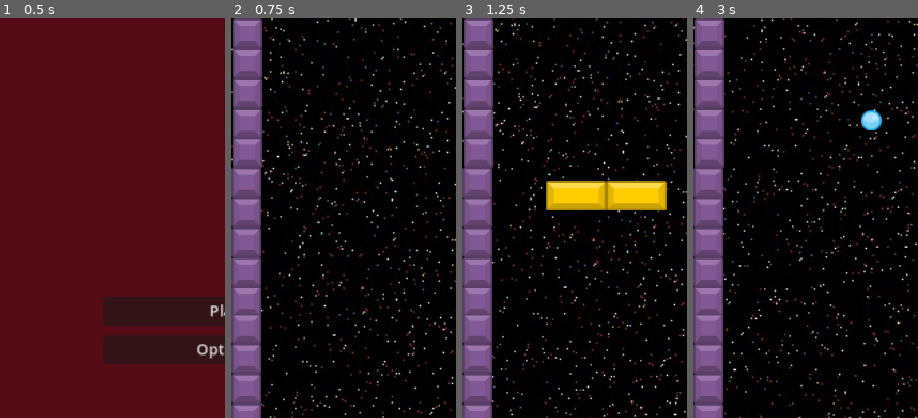
Above: before the commit, frames 1-4 (left to right).
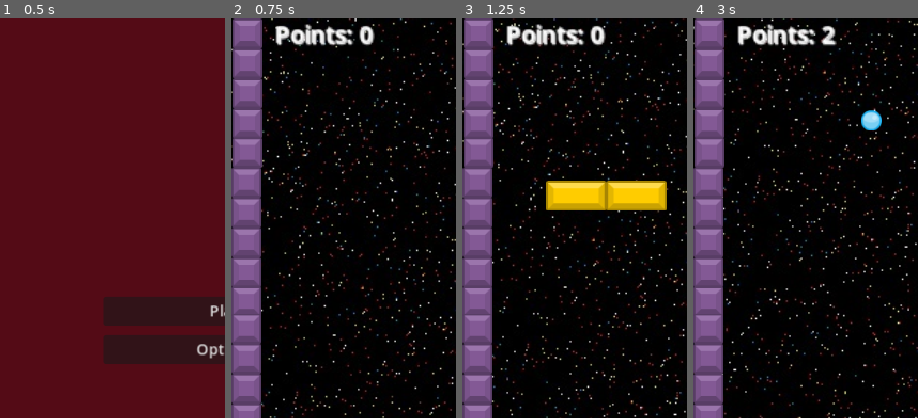
Above: after the commit, the same moments.

Repository: cauchomono/fallingball
Game: Godot game, scene res://main_menu.tscn
Two runs of this game, one before a commit and one after it. Both use one fixed random seed, a clock stepped at 60 frames per second and the inputs below.
Inputs:
- Up to frame 1 (0.5 s): no input
- Up to frame 2 (0.75 s): click "Play" at 0.5 s
- Up to frame 3 (1.25 s): no input
- Up to frame 4 (3 s): tap Enter (ui_accept) at 1.25, 1.52, 2.27 s
The pictures show only the part of the screen within x 0-50%, y 0-50%; the shares and areas given below are measured in that part.

Frame 1 is identical in both runs. In frame 2, 1.6% of the frame differs, in the area x 19-64%, y 1-7%; in frame 3, 1.6%; in frame 4, 1.6%.

Commit message:
Refactor background and label nodes in scene
Moved the points label from CanvasLayer to a new Background2 Sprite2D node for better organization. Updated code references to the label accordingly and added blend_mix render mode to the space shader.

Diff:
--- a/InfiniteGame.tscn
+++ b/InfiniteGame.tscn
@@ -23,14 +23,6 @@
 [node name="BallPlayer" parent="." instance=ExtResource("1_ln74n")]
 position = Vector2(0, -2)
 
-[node name="Sprite2D" type="Sprite2D" parent="."]
-z_index = -10
-texture_repeat = 2
-material = SubResource("ShaderMaterial_ngmkv")
-position = Vector2(241, 429)
-scale = Vector2(1.5626, 1.5626)
-texture = ExtResource("4_8bgac")
-
 [node name="Background" type="ParallaxBackground" parent="."]
 layer = -8
 visible = false
@@ -45,21 +37,23 @@
 position = Vector2(195, 259)
 texture = ExtResource("4_8bgac")
 
-[node name="CanvasLayer" type="CanvasLayer" parent="."]
-layer = -9
+[node name="Background2" type="Sprite2D" parent="."]
+unique_name_in_owner = true
+z_index = -10
+texture_repeat = 2
+material = SubResource("ShaderMaterial_ngmkv")
+position = Vector2(241, 429)
+scale = Vector2(1.5626, 1.5626)
+texture = ExtResource("4_8bgac")
 
-[node name="ColorRect" type="ColorRect" parent="CanvasLayer"]
-offset_left = -51.0
-offset_top = -72.0
-offset_right = 538.0
-offset_bottom = 941.0
-
-[node name="Label" type="Label" parent="CanvasLayer"]
-modulate = Color(0.205602, 0.0166492, 0.0425474, 1)
-self_modulate = Color(0.267227, 0.000229872, 0.817469, 1)
-offset_left = 45.0
-offset_right = 331.0
-offset_bottom = 23.0
+[node name="Label" type="Label" parent="Background2"]
+offset_left = -125.432
+offset_top = -274.543
+offset_right = 160.568
+offset_bottom = -251.543
+theme_override_colors/font_color = Color(1, 1, 1, 1)
+theme_override_colors/font_shadow_color = Color(0.926806, 0.926806, 0.926806, 1)
+theme_override_colors/font_outline_color = Color(0.967671, 0.967671, 0.967671, 1)
 text = "Points: 0"
 
 [node name="Brick2" parent="." instance=ExtResource("2_qmnnm")]
--- a/infinite_game.gd
+++ b/infinite_game.gd
@@ -18,7 +18,7 @@
 func _on_enemy_passed() -> void:
 	score += 1
 	Globals.points = score
-	$CanvasLayer/Label.text = "Points: " + str(score)
+	$Background2/Label.text = "Points: " + str(score)
 
 func _on_player_touch() -> void:
 	pass
--- a/space.gdshader
+++ b/space.gdshader
@@ -1,5 +1,6 @@
 shader_type canvas_item;
 
+render_mode blend_mix;
 uniform sampler2D my_texture;
 uniform vec2 scroll_speed = vec2(0.0, 0.1); // Movimiento vertical
 
